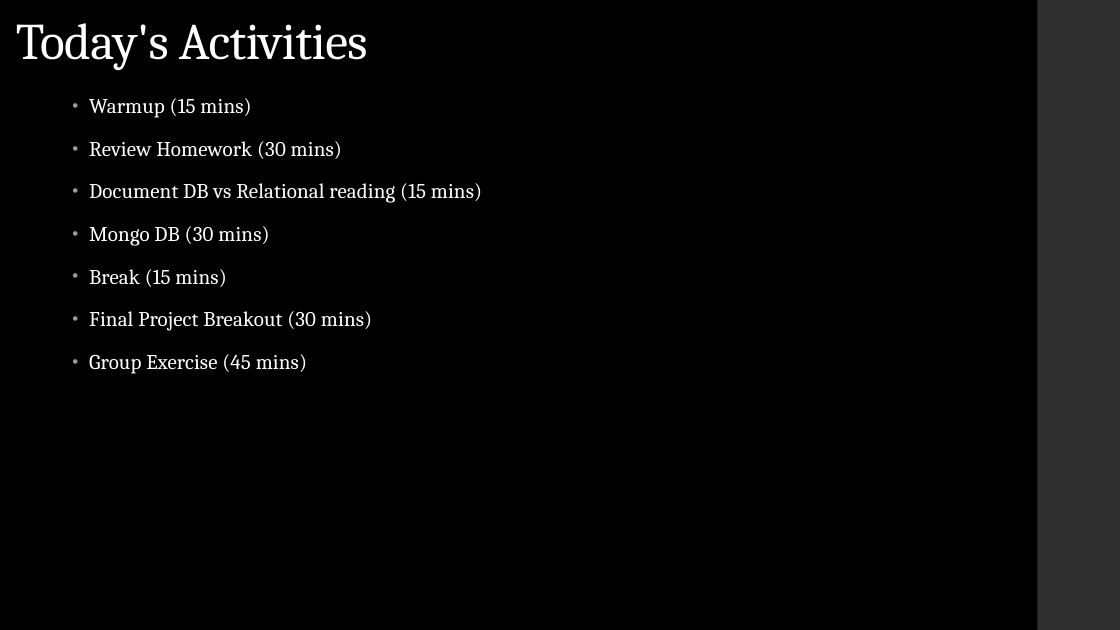
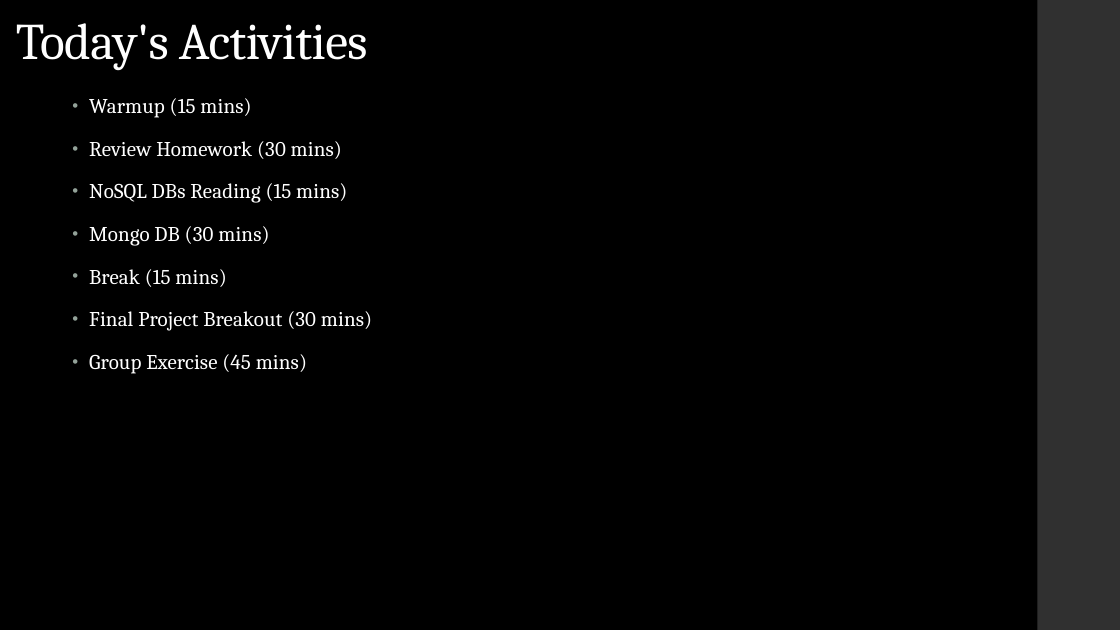
Before and after one commit to LaunchCoderGirlSTL/Data-Science-Assignments, a slide deck: slide 3 of course_material/week_23/week_23_presentation.pptx. Drawn at 1120x630 pixels with LibreOffice and Linux fonts; fonts in the diff are those of the drawing. Boxes give left, top, right and bottom in pixels: in the first picture for what was removed or moved away, otherwise in the second. Text is boxed around its words. In the diff, an @@ line names an element or a change of style, - is before the commit and + after.

```diff
--- a/course_material/week_23/week_23_presentation.pptx
+++ b/course_material/week_23/week_23_presentation.pptx
@@ text at bbox=[89, 183, 347, 203]: text changed @@
-• Document DB vs Relational reading (15 mins)
+• NoSQL DBs Reading (15 mins)
```
Also in this commit, not shown: 1 other slide changed, 2 slides added, 2 other files.
